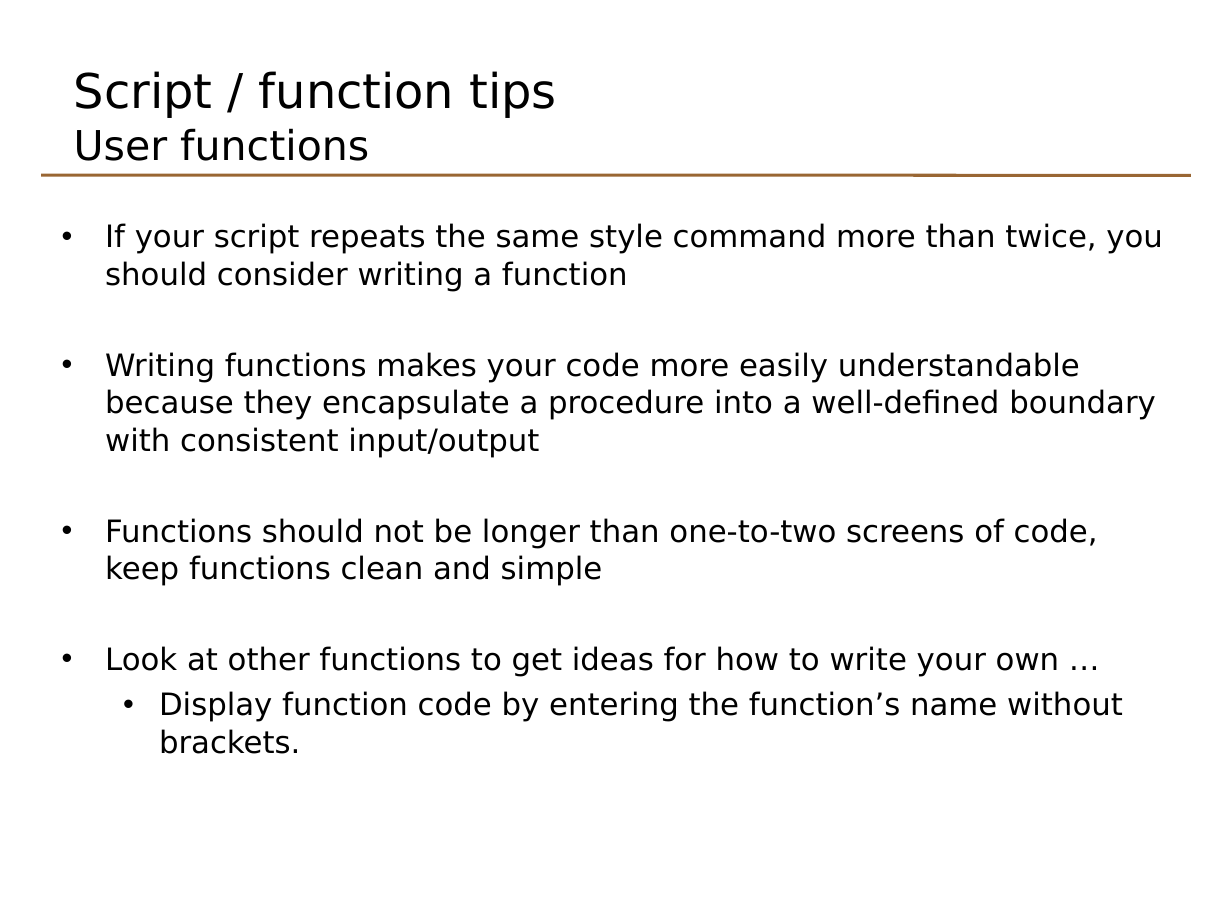
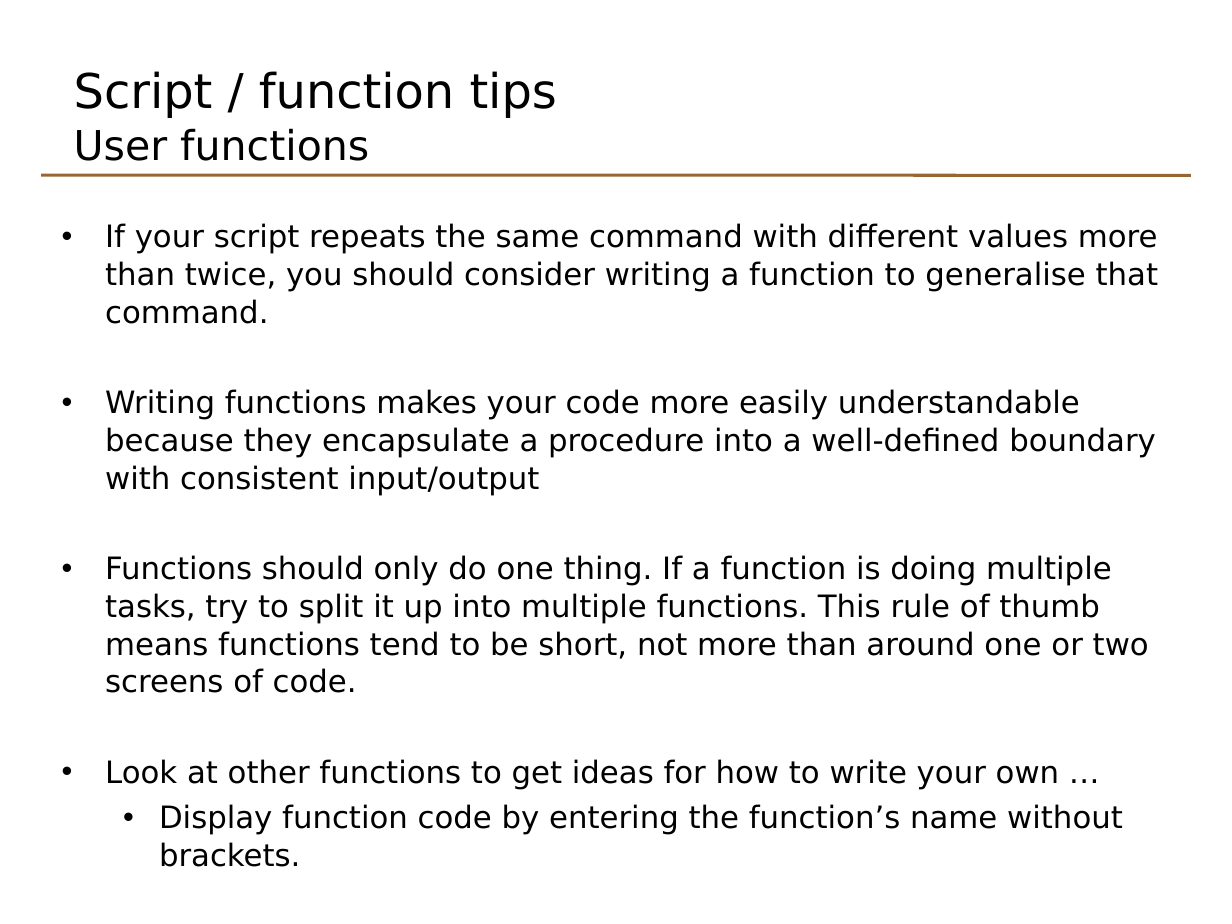
Before and after one commit to johnomics/basicr, a slide deck: slide 36 of Basic_R_Day_2_slides.odp. Drawn at 1232x924 pixels with LibreOffice and Linux fonts; fonts in the diff are those of the drawing. Boxes give left, top, right and bottom in pixels: in the first picture for what was removed or moved away, otherwise in the second. Text is boxed around its words. In the diff, an @@ line names an element or a change of style, - is before the commit and + after.

Commit message:
Rework function section

```diff
--- a/Basic_R_Day_2_slides.odp
+++ b/Basic_R_Day_2_slides.odp
@@ text at box(105, 223, 1158, 324): text changed @@
-• If your script repeats the same style command more than twice, you should consider writing a function
+• If your script repeats the same command with different values more than twice, you should consider writing a function to generalise that command.
@@ text at box(105, 555, 1149, 693): text changed @@
-• Functions should not be longer than one-to-two screens of code, keep functions clean and simple
+• Functions should only do one thing. If a function is doing multiple tasks, try to split it up into multiple functions. This rule of thumb means functions tend to be short, not more than around one or two screens of code.
```
Also in this commit, not shown: 6 other slides changed, 8 slides added, 6 slides removed, 2 other files.
